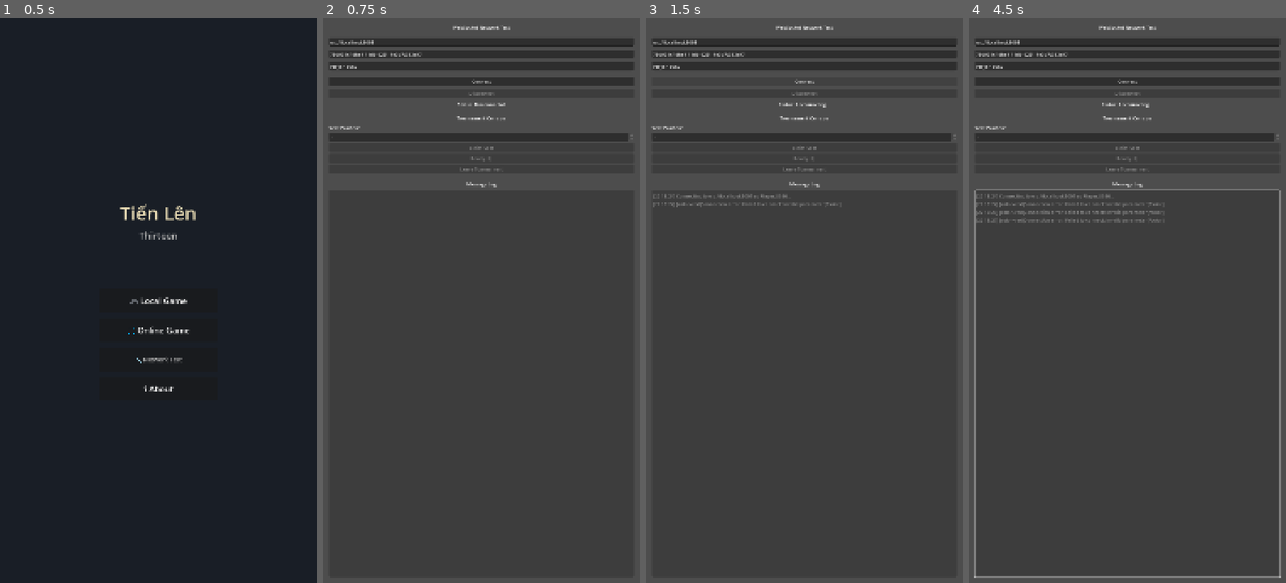
Above: before the commit, frames 1-4 (left to right).
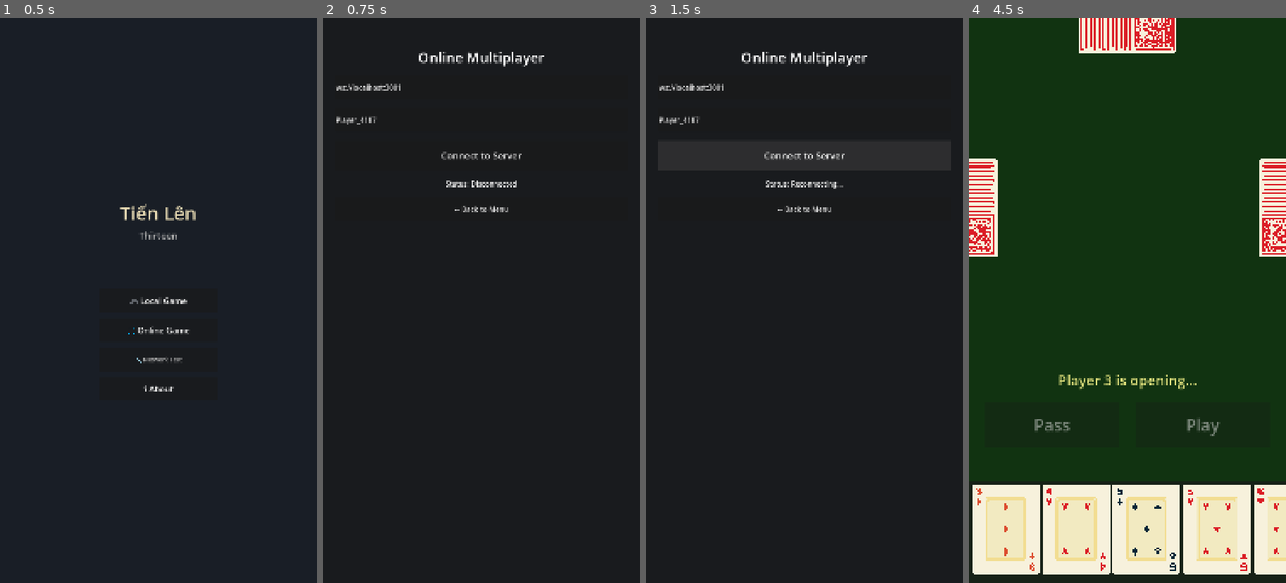
Above: after the commit, the same moments.

Repository: binhrobles/thirteen
Game: Godot game, scene res://scenes/main_menu.tscn
Two runs of this game, one before a commit and one after it. Both use one fixed random seed, a clock stepped at 60 frames per second and the inputs below.
Inputs (mouse positions are in pixels of both pictures, inside the frame that each line leads up to):
- Up to frame 1 (0.5 s): no input
- Up to frame 2 (0.75 s): click "🌐 Online Game" at 0.5 s
- Up to frame 3 (1.5 s): click "Connect" (after the commit: "Connect to Server") at 1.25 s
- Up to frame 4 (4.5 s): click (1127, 210) at 2 s, where only the run after the commit has a clickable "← Back to Menu"; click (1127, 300) at 2.75 s, where only the run after the commit has a clickable "🎮 Local Game"; tap Enter at 3.5 s; move the mouse to (1197, 272) at 3.52 s; click (1197, 272) at 3.67 s; tap Space at 4.25 s; drag from (1064, 328) to (1111, 413) at 4.27 s

Frame 1 is identical in both runs. In frame 2, 93% of the frame differs, in the area x 0-100%, y 0-100%; in frame 3, 91%; in frame 4, 100%.

Commit message:
Implement real-time game state synchronization for online multiplayer
Add online multiplayer lobby:
- Connection screen with server URL and player name input
- Tournament lobby with seat selection UI
- Auto-updates seat status when players join/leave
- Ready-up system with visual indicators (✓ for ready, ○ for not ready)
- Transition to networked game when all players ready

Add networked game controller:
- Real-time game state synchronization via WebSocket
- Handles game/started, game/updated, and game/over events
- Sends play_cards and pass_turn actions to server
- Updates UI based on server broadcasts
- Syncs player hands, opponent card counts, and current player
- Displays last play and game status
- Handles disconnection and errors gracefully

Integration:
- Main menu "Online Game" button now launches online lobby
- WebSocketClient stores game data in metadata for scene transition
- Networked game reuses existing UI components (PlayerHand, PlayArea, OpponentHand)
- Turn-based validation: buttons disabled when not your turn

Known issue:
- Godot WebSocketPeer doesn't accept query parameters in URL
- Need to investigate alternative connection methods or backend changes

Co-Authored-By: Claude Sonnet 4.5 <noreply@anthropic.com>

Diff:
--- /dev/null
+++ b/scenes/networked_game.tscn
@@ -0,0 +1,24 @@
+[gd_scene format=3 uid="uid://c8k5n7wt2mnop"]
+
+[ext_resource type="Script" path="res://scripts/networked_game.gd" id="1_networked_game"]
+
+[node name="NetworkedGame" type="Control"]
+layout_mode = 3
+anchors_preset = 15
+anchor_right = 1.0
+anchor_bottom = 1.0
+grow_horizontal = 2
+grow_vertical = 2
+script = ExtResource("1_networked_game")
+
+[node name="PlayButton" type="Button" parent="."]
+layout_mode = 0
+text = "Play"
+
+[node name="PassButton" type="Button" parent="."]
+layout_mode = 0
+text = "Pass"
+
+[node name="StatusLabel" type="Label" parent="."]
+layout_mode = 0
+text = "Connecting..."
--- /dev/null
+++ b/scenes/online_lobby.tscn
@@ -0,0 +1,147 @@
+[gd_scene format=3 uid="uid://b7j3m8wuacdef"]
+
+[ext_resource type="Script" path="res://scripts/online_lobby.gd" id="1_online_lobby"]
+
+[node name="OnlineLobby" type="Control"]
+layout_mode = 3
+anchors_preset = 15
+anchor_right = 1.0
+anchor_bottom = 1.0
+grow_horizontal = 2
+grow_vertical = 2
+script = ExtResource("1_online_lobby")
+
+[node name="Background" type="ColorRect" parent="."]
+layout_mode = 1
+anchors_preset = 15
+anchor_right = 1.0
+anchor_bottom = 1.0
+grow_horizontal = 2
+grow_vertical = 2
+color = Color(0.1, 0.12, 0.15, 1)
+
+[node name="ConnectionPanel" type="Panel" parent="."]
+layout_mode = 1
+anchors_preset = 15
+anchor_right = 1.0
+anchor_bottom = 1.0
+grow_horizontal = 2
+grow_vertical = 2
+
+[node name="MarginContainer" type="MarginContainer" parent="ConnectionPanel"]
+layout_mode = 1
+anchors_preset = 15
+anchor_right = 1.0
+anchor_bottom = 1.0
+grow_horizontal = 2
+grow_vertical = 2
+theme_override_constants/margin_left = 40
+theme_override_constants/margin_top = 100
+theme_override_constants/margin_right = 40
+theme_override_constants/margin_bottom = 100
+
+[node name="VBoxContainer" type="VBoxContainer" parent="ConnectionPanel/MarginContainer"]
+layout_mode = 2
+theme_override_constants/separation = 30
+
+[node name="Title" type="Label" parent="ConnectionPanel/MarginContainer/VBoxContainer"]
+layout_mode = 2
+theme_override_font_sizes/font_size = 48
+text = "Online Multiplayer"
+horizontal_alignment = 1
+
+[node name="ServerURLInput" type="LineEdit" parent="ConnectionPanel/MarginContainer/VBoxContainer"]
+custom_minimum_size = Vector2(0, 80)
+layout_mode = 2
+theme_override_font_sizes/font_size = 24
+placeholder_text = "Server URL (e.g., ws://localhost:3001)"
+
+[node name="PlayerNameInput" type="LineEdit" parent="ConnectionPanel/MarginContainer/VBoxContainer"]
+custom_minimum_size = Vector2(0, 80)
+layout_mode = 2
+theme_override_font_sizes/font_size = 24
+placeholder_text = "Your Name"
+
+[node name="ConnectButton" type="Button" parent="ConnectionPanel/MarginContainer/VBoxContainer"]
+custom_minimum_size = Vector2(0, 100)
+layout_mode = 2
+theme_override_font_sizes/font_size = 32
+text = "Connect to Server"
+
+[node name="StatusLabel" type="Label" parent="ConnectionPanel/MarginContainer/VBoxContainer"]
+layout_mode = 2
+theme_override_font_sizes/font_size = 24
+text = "Status: Disconnected"
+horizontal_alignment = 1
+
+[node name="BackButton" type="Button" parent="ConnectionPanel/MarginContainer/VBoxContainer"]
+custom_minimum_size = Vector2(0, 80)
+layout_mode = 2
+theme_override_font_sizes/font_size = 24
+text = "← Back to Menu"
+
+[node name="LobbyPanel" type="Panel" parent="."]
+visible = false
+layout_mode = 1
+anchors_preset = 15
+anchor_right = 1.0
+anchor_bottom = 1.0
+grow_horizontal = 2
+grow_vertical = 2
+
+[node name="MarginContainer" type="MarginContainer" parent="LobbyPanel"]
+layout_mode = 1
+anchors_preset = 15
+anchor_right = 1.0
+anchor_bottom = 1.0
+grow_horizontal = 2
+grow_vertical = 2
+theme_override_constants/margin_left = 40
+theme_override_constants/margin_top = 100
+theme_override_constants/margin_right = 40
+theme_override_constants/margin_bottom = 100
+
+[node name="VBoxContainer" type="VBoxContainer" parent="LobbyPanel/MarginContainer"]
+layout_mode = 2
+theme_override_constants/separation = 30
+
+[node name="LobbyTitle" type="Label" parent="LobbyPanel/MarginContainer/VBoxContainer"]
+layout_mode = 2
+theme_override_font_sizes/font_size = 48
+text = "Tournament Lobby"
+horizontal_alignment = 1
+
+[node name="LobbyStatusLabel" type="Label" parent="LobbyPanel/MarginContainer/VBoxContainer"]
+layout_mode = 2
+theme_override_font_sizes/font_size = 28
+text = "Waiting for players..."
+horizontal_alignment = 1
+
+[node name="HSeparator" type="HSeparator" parent="LobbyPanel/MarginContainer/VBoxContainer"]
+layout_mode = 2
+
+[node name="SeatsLabel" type="Label" parent="LobbyPanel/MarginContainer/VBoxContainer"]
+layout_mode = 2
+theme_override_font_sizes/font_size = 32
+text = "Select Your Seat:"
+horizontal_alignment = 1
+
+[node name="SeatsContainer" type="VBoxContainer" parent="LobbyPanel/MarginContainer/VBoxContainer"]
+layout_mode = 2
+theme_override_constants/separation = 20
+
+[node name="HSeparator2" type="HSeparator" parent="LobbyPanel/MarginContainer/VBoxContainer"]
+layout_mode = 2
+
+[node name="ReadyButton" type="Button" parent="LobbyPanel/MarginContainer/VBoxContainer"]
+custom_minimum_size = Vector2(0, 100)
+layout_mode = 2
+theme_override_colors/font_color = Color(1, 1, 1, 1)
+theme_override_font_sizes/font_size = 36
+text = "✓ Ready to Play"
+
+[node name="LeaveButton" type="Button" parent="LobbyPanel/MarginContainer/VBoxContainer"]
+custom_minimum_size = Vector2(0, 80)
+layout_mode = 2
+theme_override_font_sizes/font_size = 24
+text = "Leave Tournament"
--- a/scripts/main_menu.gd
+++ b/scripts/main_menu.gd
@@ -33,11 +33,8 @@
 
 
 func _on_online_game_pressed() -> void:
-	# TODO: Load online multiplayer lobby
-	# For now, show a message
-	print("Online game not yet implemented - use Network Test to test WebSocket connection")
-	# Temporary: go to network test
-	_on_network_test_pressed()
+	# Load online multiplayer lobby
+	get_tree().change_scene_to_file("res://scenes/online_lobby.tscn")
 
 
 func _on_network_test_pressed() -> void:
--- /dev/null
+++ b/scripts/networked_game.gd
@@ -0,0 +1,285 @@
+extends Control
+## Networked multiplayer game
+##
+## Handles online game with WebSocket synchronization
+
+const PlayerHandScene := preload("res://scenes/player_hand.tscn")
+const PlayAreaScene := preload("res://scenes/play_area.tscn")
+const OpponentHandScript := preload("res://scripts/opponent_hand.gd")
+const CardScript := preload("res://scripts/card.gd")
+
+@onready var play_button: Button = $PlayButton
+@onready var pass_button: Button = $PassButton
+@onready var status_label: Label = $StatusLabel
+
+var player_hand_ui
+var play_area_ui
+var opponent_hands: Array = []
+
+# Network game state
+var your_position: int = -1
+var current_player_position: int = -1
+var player_names: Array[String] = []
+var your_hand_cards: Array = []  # Array of card dictionaries
+var selected_cards: Array = []  # Cards selected for playing
+
+
+func _ready() -> void:
+	# Get game data from WebSocketClient meta
+	var game_data = WebSocketClient.get_meta("game_data", {})
+
+	if game_data.is_empty():
+		push_error("No game data found! Returning to lobby.")
+		get_tree().change_scene_to_file("res://scenes/online_lobby.tscn")
+		return
+
+	# Extract game start data
+	your_position = game_data.get("your_position", -1)
+	your_hand_cards = game_data.get("your_hand", [])
+	current_player_position = game_data.get("current_player", -1)
+	player_names = game_data.get("players", [])
+
+	print("Starting networked game:")
+	print("  Your position: ", your_position)
+	print("  Your hand: ", your_hand_cards.size(), " cards")
+	print("  Current player: ", current_player_position)
+	print("  Players: ", player_names)
+
+	# Connect WebSocket signals
+	WebSocketClient.game_updated.connect(_on_game_updated)
+	WebSocketClient.game_over.connect(_on_game_over)
+	WebSocketClient.error_received.connect(_on_server_error)
+	WebSocketClient.disconnected.connect(_on_disconnected)
+
+	# Setup UI
+	_setup_buttons()
+	_setup_game_ui()
+
+	# Update turn indicator
+	_update_turn_display()
+
+
+func _setup_buttons() -> void:
+	var viewport_size := get_viewport_rect().size
+	var button_font_size := int(viewport_size.y * 0.03)
+
+	# Position buttons
+	var button_top := 0.68
+	var button_bottom := 0.76
+
+	# Pass button (left, red)
+	pass_button.anchor_left = 0.05
+	pass_button.anchor_right = 0.475
+	pass_button.anchor_top = button_top
+	pass_button.anchor_bottom = button_bottom
+	pass_button.add_theme_font_size_override("font_size", button_font_size)
+
+	var pass_style := StyleBoxFlat.new()
+	pass_style.bg_color = Color(0.8, 0.2, 0.2, 0.7)
+	pass_style.corner_radius_top_left = 8
+	pass_style.corner_radius_top_right = 8
+	pass_style.corner_radius_bottom_left = 8
+	pass_style.corner_radius_bottom_right = 8
+	pass_button.add_theme_stylebox_override("normal", pass_style)
+	pass_button.pressed.connect(_on_pass_pressed)
+
+	# Play button (right, green)
+	play_button.anchor_left = 0.525
+	play_button.anchor_right = 0.95
+	play_button.anchor_top = button_top
+	play_button.anchor_bottom = button_bottom
+	play_button.add_theme_font_size_override("font_size", button_font_size)
+
+	var play_style := StyleBoxFlat.new()
+	play_style.bg_color = Color(0.2, 0.7, 0.3, 0.7)
+	play_style.corner_radius_top_left = 8
+	play_style.corner_radius_top_right = 8
+	play_style.corner_radius_bottom_left = 8
+	play_style.corner_radius_bottom_right = 8
+	play_button.add_theme_stylebox_override("normal", play_style)
+	play_button.pressed.connect(_on_play_pressed)
+
+	# Status label
+	status_label.anchor_left = 0.05
+	status_label.anchor_right = 0.95
+	status_label.anchor_top = 0.62
+	status_label.anchor_bottom = 0.66
+	status_label.add_theme_font_size_override("font_size", int(viewport_size.y * 0.025))
+	status_label.horizontal_alignment = HORIZONTAL_ALIGNMENT_CENTER
+	status_label.vertical_alignment = VERTICAL_ALIGNMENT_CENTER
+
+
+func _setup_game_ui() -> void:
+	# Create play area
+	play_area_ui = PlayAreaScene.instantiate()
+	add_child(play_area_ui)
+
+	# Create opponent hands (positions relative to you)
+	for i in range(3):
+		var opponent = OpponentHandScript.new()
+		opponent.position_index = (your_position + i + 1) % 4
+		opponent.player_name = player_names[opponent.position_index] if opponent.position_index < player_names.size() else "Player %d" % (opponent.position_index + 1)
+		opponent.card_count = 13  # Start with 13 cards
+		add_child(opponent)
+		opponent_hands.append(opponent)
+
+	# Create player hand
+	player_hand_ui = PlayerHandScene.instantiate()
+	add_child(player_hand_ui)
+
+	# Convert card dictionaries to Card objects and add to hand
+	for card_data in your_hand_cards:
+		var card = CardScript.new()
+		card.rank = card_data.get("rank", 3)
+		card.suit = card_data.get("suit", 0)
+		card.value = card_data.get("value", 0)
+		player_hand_ui.add_card(card)
+
+	# Connect card selection signal
+	player_hand_ui.selection_changed.connect(_on_selection_changed)
+
+
+func _update_turn_display() -> void:
+	if current_player_position == your_position:
+		status_label.text = "YOUR TURN - Play or Pass"
+		play_button.disabled = false
+		pass_button.disabled = false
+	else:
+		var current_player_name = player_names[current_player_position] if current_player_position < player_names.size() else "Player %d" % (current_player_position + 1)
+		status_label.text = "Waiting for %s..." % current_player_name
+		play_button.disabled = true
+		pass_button.disabled = true
+
+
+func _on_selection_changed(selected_card_nodes: Array) -> void:
+	# Convert selected card nodes to card data for server
+	selected_cards.clear()
+	for card_node in selected_card_nodes:
+		selected_cards.append({
+			"rank": card_node.rank,
+			"suit": card_node.suit,
+			"value": card_node.value
+		})
+
+
+func _on_play_pressed() -> void:
+	if selected_cards.is_empty():
+		status_label.text = "Select cards to play!"
+		return
+
+	if current_player_position != your_position:
+		return
+
+	print("Playing cards: ", selected_cards)
+
+	# Send play action to server
+	WebSocketClient.play_cards(selected_cards)
+
+	# Disable buttons while waiting for server response
+	play_button.disabled = true
+	pass_button.disabled = true
+	status_label.text = "Sending move..."
+
+
+func _on_pass_pressed() -> void:
+	if current_player_position != your_position:
+		return
+
+	print("Passing turn")
+
+	# Send pass action to server
+	WebSocketClient.pass_turn()
+
+	# Disable buttons while waiting for server response
+	play_button.disabled = true
+	pass_button.disabled = true
+	status_label.text = "Sending pass..."
+
+
+func _on_game_updated(payload: Dictionary) -> void:
+	print("Game state updated: ", payload)
+
+	# Update current player
+	current_player_position = payload.get("currentPlayer", current_player_position)
+
+	# Update last play in play area
+	var last_play = payload.get("lastPlay")
+	if last_play and play_area_ui:
+		var combo = last_play.get("combo", "")
+		var cards_data = last_play.get("cards", [])
+		# Convert to Card objects for display
+		var cards = []
+		for card_data in cards_data:
+			var card = CardScript.new()
+			card.rank = card_data.get("rank", 3)
+			card.suit = card_data.get("suit", 0)
+			card.value = card_data.get("value", 0)
+			cards.append(card)
+		play_area_ui.display_play(cards, combo)
+
+	# Update your hand
+	var your_hand_data = payload.get("yourHand", [])
+	if not your_hand_data.is_empty() and player_hand_ui:
+		# Clear and rebuild hand
+		player_hand_ui.clear_hand()
+		for card_data in your_hand_data:
+			var card = CardScript.new()
+			card.rank = card_data.get("rank", 3)
+			card.suit = card_data.get("suit", 0)
+			card.value = card_data.get("value", 0)
+			player_hand_ui.add_card(card)
+
+	# Update opponent hand counts
+	var hand_counts = payload.get("handCounts", [])
+	for i in range(min(opponent_hands.size(), hand_counts.size())):
+		var opponent_pos = opponent_hands[i].position_index
+		if opponent_pos < hand_counts.size():
+			opponent_hands[i].set_card_count(hand_counts[opponent_pos])
+
+	# Update turn display
+	_update_turn_display()
+
+
+func _on_game_over(payload: Dictionary) -> void:
+	print("Game over! ", payload)
+
+	var win_order = payload.get("winOrder", [])
+	var points_awarded = payload.get("pointsAwarded", [])
+	var tourney_complete = payload.get("tourneyComplete", false)
+
+	# Show game over message
+	var message = "Game Over!\n\nFinish Order:\n"
+	for i in range(win_order.size()):
+		var pos = win_order[i]
+		var player_name = player_names[pos] if pos < player_names.size() else "Player %d" % (pos + 1)
+		var points = points_awarded[i] if i < points_awarded.size() else 0
+		message += "%d. %s (+%d pts)\n" % [i + 1, player_name, points]
+
+	if tourney_complete:
+		message += "\n🏆 Tournament Complete! 🏆"
+
+	status_label.text = message
+
+	# Disable buttons
+	play_button.disabled = true
+	pass_button.disabled = true
+
+	# TODO: Show proper game over screen with option to return to lobby
+
+
+func _on_server_error(code: String, message: String) -> void:
+	print_rich("[color=red]Server error [%s]: %s[/color]" % [code, message])
+	status_label.text = "Error: %s" % message
+
+	# Re-enable buttons if it was a move validation error
+	if code in ["NOT_YOUR_TURN", "INVALID_COMBO", "CANT_BEAT_LAST_PLAY", "CANT_PASS"]:
+		_update_turn_display()
+
+
+func _on_disconnected() -> void:
+	print("Disconnected from server!")
+	status_label.text = "Disconnected - Returning to lobby..."
+
+	# Wait a moment then return to lobby
+	await get_tree().create_timer(2.0).timeout
+	get_tree().change_scene_to_file("res://scenes/online_lobby.tscn")
--- /dev/null
+++ b/scripts/online_lobby.gd
@@ -0,0 +1,192 @@
+extends Control
+## Online multiplayer lobby
+##
+## Handles tournament seat selection, ready-up, and transition to game
+
+@onready var connection_panel: Panel = $ConnectionPanel
+@onready var lobby_panel: Panel = $LobbyPanel
+@onready var server_url_input: LineEdit = $ConnectionPanel/MarginContainer/VBoxContainer/ServerURLInput
+@onready var player_name_input: LineEdit = $ConnectionPanel/MarginContainer/VBoxContainer/PlayerNameInput
+@onready var connect_button: Button = $ConnectionPanel/MarginContainer/VBoxContainer/ConnectButton
+@onready var status_label: Label = $ConnectionPanel/MarginContainer/VBoxContainer/StatusLabel
+
+# Lobby UI
+@onready var lobby_status_label: Label = $LobbyPanel/MarginContainer/VBoxContainer/LobbyStatusLabel
+@onready var seats_container: VBoxContainer = $LobbyPanel/MarginContainer/VBoxContainer/SeatsContainer
+@onready var ready_button: Button = $LobbyPanel/MarginContainer/VBoxContainer/ReadyButton
+@onready var leave_button: Button = $LobbyPanel/MarginContainer/VBoxContainer/LeaveButton
+@onready var back_button: Button = $ConnectionPanel/MarginContainer/VBoxContainer/BackButton
+
+# Seat buttons (dynamically created)
+var seat_buttons: Array[Button] = []
+var claimed_seat_position: int = -1
+var player_id: String = ""
+var is_ready: bool = false
+
+
+func _ready() -> void:
+	# Generate player ID
+	player_id = _generate_uuid()
+
+	# Set default server URL
+	server_url_input.text = "ws://localhost:3001"
+	player_name_input.text = "Player_%d" % randi_range(1000, 9999)
+
+	# Connect button signals
+	connect_button.pressed.connect(_on_connect_pressed)
+	ready_button.pressed.connect(_on_ready_pressed)
+	leave_button.pressed.connect(_on_leave_pressed)
+	back_button.pressed.connect(_on_back_pressed)
+
+	# Connect WebSocket signals
+	WebSocketClient.connected.connect(_on_ws_connected)
+	WebSocketClient.disconnected.connect(_on_ws_disconnected)
+	WebSocketClient.connection_error.connect(_on_ws_error)
+	WebSocketClient.tourney_updated.connect(_on_tourney_updated)
+	WebSocketClient.game_started.connect(_on_game_started)
+	WebSocketClient.error_received.connect(_on_server_error)
+
+	# Create seat buttons
+	_create_seat_buttons()
+
+	# Show connection panel, hide lobby
+	connection_panel.show()
+	lobby_panel.hide()
+
+
+func _process(_delta: float) -> void:
+	status_label.text = "Status: %s" % WebSocketClient.get_state_string()
+
+
+func _create_seat_buttons() -> void:
+	for i in range(4):
+		var button = Button.new()
+		button.custom_minimum_size = Vector2(0, 80)
+		button.text = "Seat %d: Empty" % i
+		button.pressed.connect(_on_seat_button_pressed.bind(i))
+		seats_container.add_child(button)
+		seat_buttons.append(button)
+
+
+func _on_connect_pressed() -> void:
+	var url = server_url_input.text
+	var p_name = player_name_input.text
+
+	if url.is_empty() or p_name.is_empty():
+		status_label.text = "Error: URL and Name required"
+		return
+
+	WebSocketClient.connect_to_server(url, player_id, p_name)
+
+
+func _on_back_pressed() -> void:
+	# Disconnect and return to main menu
+	if WebSocketClient.is_server_connected():
+		WebSocketClient.disconnect_from_server()
+	get_tree().change_scene_to_file("res://scenes/main_menu.tscn")
+
+
+func _on_seat_button_pressed(seat_index: int) -> void:
+	if not WebSocketClient.is_server_connected():
+		return
+
+	# Claim the selected seat
+	WebSocketClient.claim_seat(seat_index)
+
+
+func _on_ready_pressed() -> void:
+	if not WebSocketClient.is_server_connected():
+		return
+
+	WebSocketClient.ready_up()
+	is_ready = true
+	ready_button.disabled = true
+
+
+func _on_leave_pressed() -> void:
+	if not WebSocketClient.is_server_connected():
+		return
+
+	WebSocketClient.leave_tournament()
+	claimed_seat_position = -1
+	is_ready = false
+	ready_button.disabled = false
+
+
+func _on_ws_connected() -> void:
+	print("Connected to server - showing lobby")
+	connection_panel.hide()
+	lobby_panel.show()
+	lobby_status_label.text = "Waiting for players..."
+
+
+func _on_ws_disconnected() -> void:
+	print("Disconnected from server")
+	lobby_panel.hide()
+	connection_panel.show()
+
+
+func _on_ws_error(error: String) -> void:
+	status_label.text = "Error: %s" % error
+
+
+func _on_tourney_updated(payload: Dictionary) -> void:
+	var status = payload.get("status", "unknown")
+	var ready_count = payload.get("readyCount", 0)
+	var seats = payload.get("seats", [])
+
+	# Update lobby status
+	lobby_status_label.text = "Tournament Status: %s | Ready: %d/4" % [status, ready_count]
+
+	# Update seat buttons
+	for i in range(min(4, seats.size())):
+		var seat = seats[i]
+		var seat_button = seat_buttons[i]
+		var player_name = seat.get("playerName")
+		var seat_ready = seat.get("ready", false)
+
+		if player_name:
+			var ready_indicator = "✓" if seat_ready else "○"
+			seat_button.text = "Seat %d: %s %s" % [i, ready_indicator, player_name]
+			seat_button.disabled = true  # Can't claim occupied seats
+		else:
+			seat_button.text = "Seat %d: Empty (Click to claim)" % i
+			seat_button.disabled = false
+
+
+func _on_game_started(payload: Dictionary) -> void:
+	print("Game starting! Transitioning to game scene...")
+
+	# Store game data for the networked game scene
+	var game_data = {
+		"your_position": payload.get("yourPosition", -1),
+		"your_hand": payload.get("yourHand", []),
+		"current_player": payload.get("currentPlayer", -1),
+		"players": payload.get("players", [])
+	}
+
+	# Store in a singleton or pass to next scene
+	# For now, we'll use the WebSocketClient to store it temporarily
+	WebSocketClient.set_meta("game_data", game_data)
+
+	# Load the networked game scene
+	get_tree().change_scene_to_file("res://scenes/networked_game.tscn")
+
+
+func _on_server_error(code: String, message: String) -> void:
+	lobby_status_label.text = "Error [%s]: %s" % [code, message]
+
+	# Re-enable buttons if we got an error
+	if code in ["SEAT_TAKEN", "TOURNEY_FULL"]:
+		for button in seat_buttons:
+			if not button.disabled:
+				button.disabled = false
+
+
+func _generate_uuid() -> String:
+	var uuid = ""
+	for i in range(32):
+		if i == 8 or i == 12 or i == 16 or i == 20:
+			uuid += "-"
+		uuid += "%x" % randi_range(0, 15)
+	return uuid
Not shown, added: scripts/main_menu.gd.uid
Not shown, added: scripts/network_test.gd.uid
Not shown, added: scripts/networked_game.gd.uid
Not shown, added: scripts/online_lobby.gd.uid
Not shown, added: scripts/websocket_client.gd.uid
Not shown, changed: .beads/issues.jsonl
